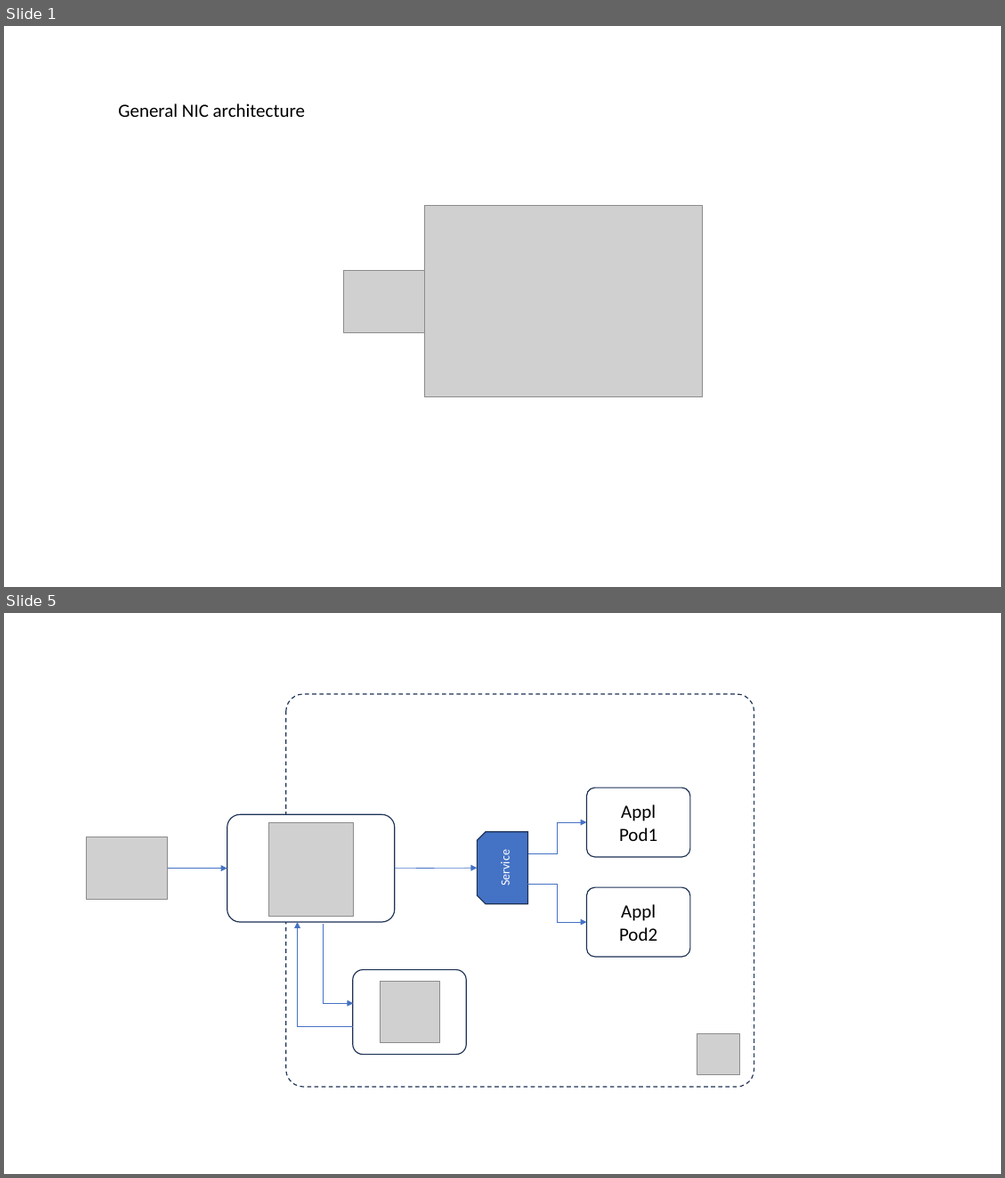
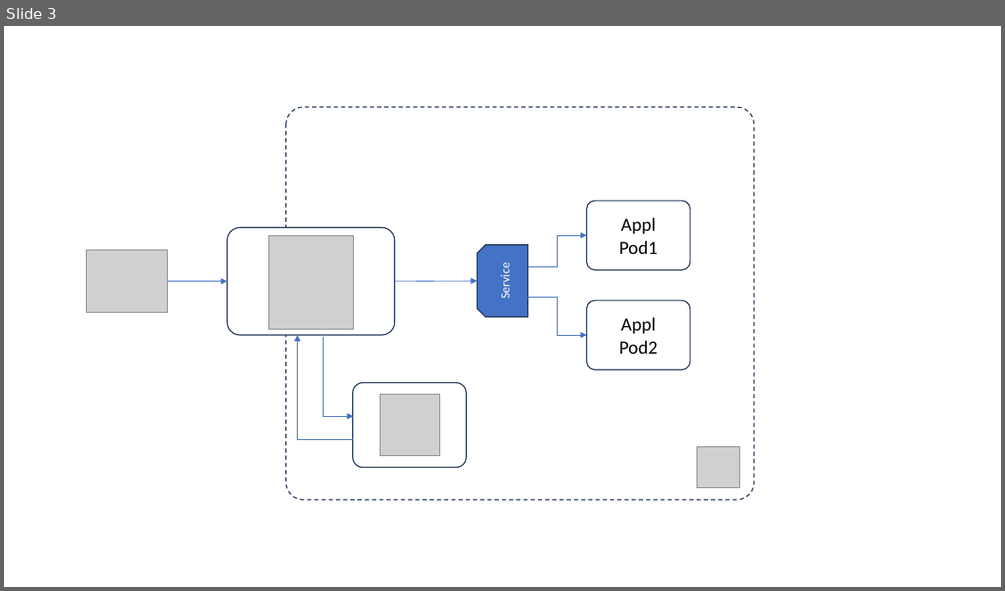
Before and after one commit to jfvilasPersonal/oberkorn, a slide deck: docs/diagrams.pptx. Shown one above the other, each under a label of ours: slides 1 and 5 before the commit, slide 3 after it; the slides between them are not shown. The pictures are 1005x1178 and 1005x591 pixels, drawn with LibreOffice and Linux fonts; fonts in the diff are those of the drawing; grey boxes stand for pictures. Boxes give left, top, right and bottom in pixels: in the first picture for what was removed or moved away, otherwise in the second. Text is boxed around its words. In the diff, an @@ line names an element or a change of style, - is before the commit and + after.

```diff
--- a/docs/diagrams.pptx
+++ b/docs/diagrams.pptx
@@ slide 1 removed at box(4, 26, 1001, 587), background #FFFFFF @@
@@ text removed at box(118, 103, 305, 117) @@
-General NIC architecture
@@ picture removed at box(425, 206, 703, 397) @@
@@ picture removed at box(343, 271, 425, 332) @@
@@ what was slide 5 is now slide 3 @@
```
Also in this commit, not shown: 1 slide changed, 2 slides added, 1 other slide removed, 5 other files.
